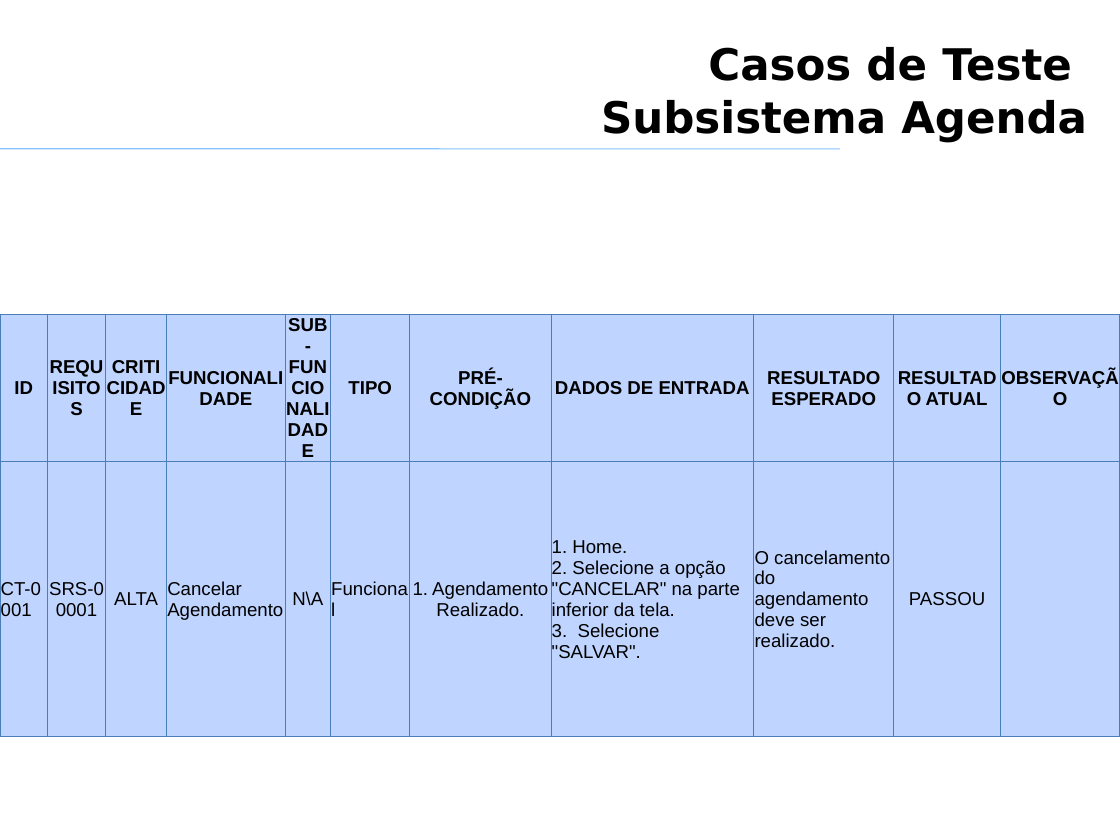
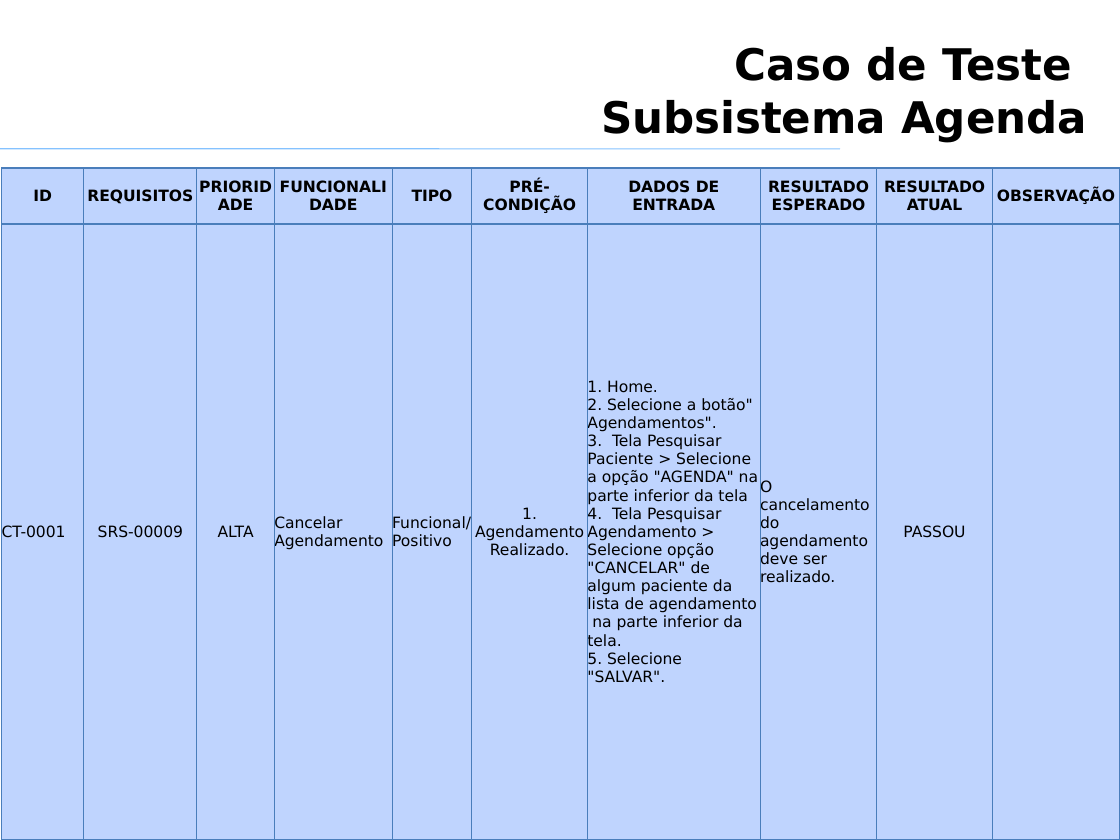
Before and after one commit to VagnerAlcantara/TCC, a slide deck: slide 20 of Qualidade de Produto de SW/Qualidade de produto de SW - TRABALHO.pptx (slide 19 before the commit). Drawn at 1120x840 pixels with LibreOffice and Linux fonts; fonts in the diff are those of the drawing; grey boxes stand for pictures; background and template pictures are left out. Boxes give left, top, right and bottom in pixels: in the first picture for what was removed or moved away, otherwise in the second. Text is boxed around its words. In the diff, an @@ line names an element or a change of style, - is before the commit and + after.

```diff
--- a/Qualidade de Produto de SW/Qualidade de produto de SW - TRABALHO.pptx
+++ b/Qualidade de Produto de SW/Qualidade de produto de SW - TRABALHO.pptx
@@ title at box(601, 47, 1087, 143): text changed @@
-Casos de Teste
-Subsistema Agenda
+Caso de Teste
+Subsistema Agenda
@@ table at box(1, 168, 1118, 840) @@
-column 2, row 2: SRS-00001
+column 2, row 2: SRS-00009
-column 3, row 1: CRITICIDADE
+column 3, row 1: PRIORIDADE
-column 5: SUB-FUNCIONALIDADE | N\A
-column 6: TIPO | Funcional
+column 5: TIPO | Funcional/ Positivo
@@ column 7, row 2: "1. Home. 2. Selecione a opção "CANCELAR" na parte inferior da tela. 3. Selecione "SALVAR"." to "1. Home. 2. Selecione a botão" Agendamentos". 3. Tela Pesquisar Paciente > Selecione a opção "AGENDA" na parte inferior da tela 4. Tela Pesquisar Agendamento > Selecione opção "CANCELAR" de algum paciente da lista de agendamento na parte inferior da tela. 5. Selecione "SALVAR"." @@
@@ table: place and size @@
-table at box(0, 315, 1120, 703)
+table at box(1, 168, 1118, 840)
```
Also in this commit, not shown: 10 other slides changed, 2 slides added, 1 other file.
